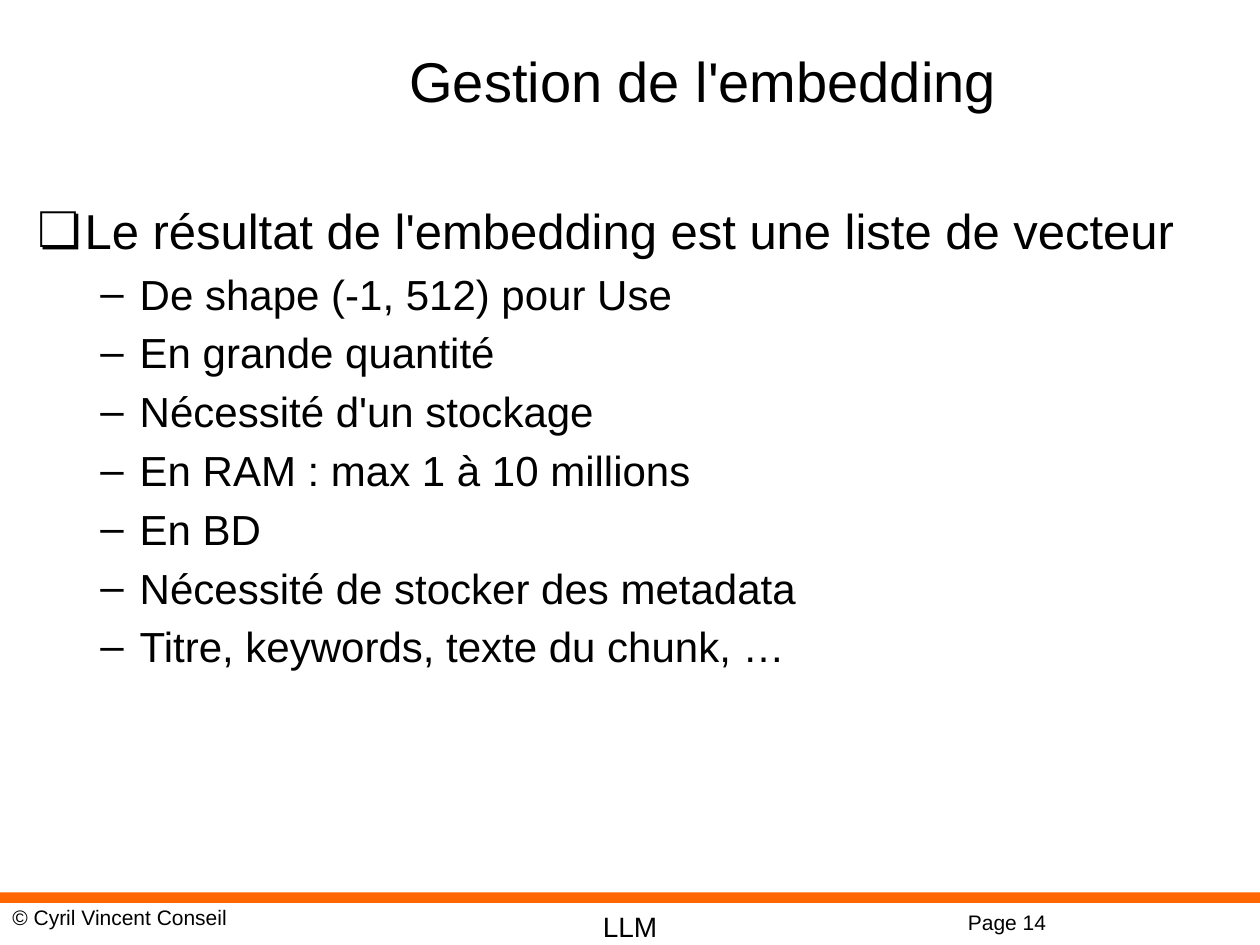
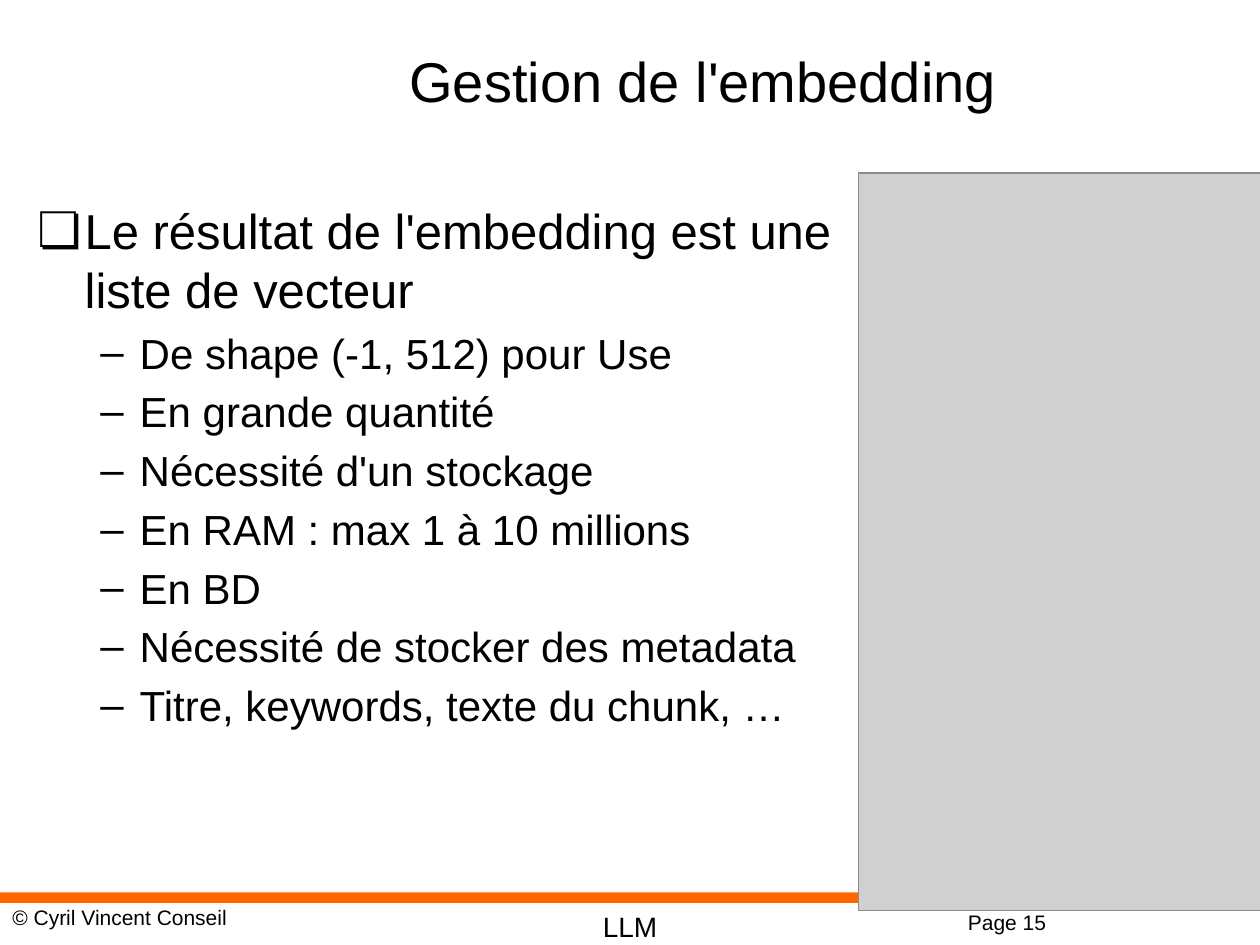
Before and after one commit to cyrilvincent/rag, a slide deck: slide 15 of ppt/RAG04-Embedding.pptx (slide 14 before the commit). Drawn at 1260x945 pixels with LibreOffice and Linux fonts; fonts in the diff are those of the drawing; grey boxes stand for pictures; background and template pictures are left out. Boxes give left, top, right and bottom in pixels: in the first picture for what was removed or moved away, otherwise in the second. Text is boxed around its words. In the diff, an @@ line names an element or a change of style, - is before the commit and + after.

```diff
--- a/ppt/RAG04-Embedding.pptx
+++ b/ppt/RAG04-Embedding.pptx
@@ picture added at bbox=[858, 173, 1260, 911] @@
@@ text "Le résultat de l'embedding est ..." rewrapped from bbox=[85, 213, 1174, 671] to bbox=[85, 213, 832, 730] @@
@@ page number at bbox=[968, 915, 1046, 934]: text changed @@
-Page 14
+Page 15
```
Also in this commit, not shown: 1 other slide changed, 1 slide added, 41 other files.
